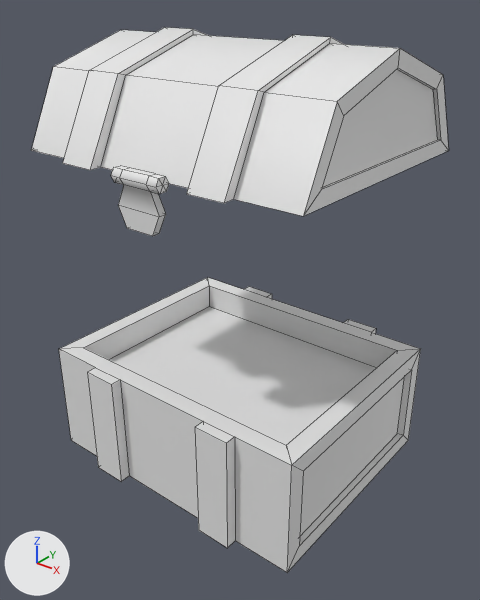
A saved change to the FBX model Assets/Models/Luuk/OnBoat/Treasure.Chest.fbx.
Before and after are seen from a 50 mm camera at (1.6, -2.0, 1.98) aimed at (0.04, -0.05, 0.77). The lights are fixed; the arrows at lower left show +X, +Y and +Z. Mesh edges are drawn as thin lines. Where no turn or scale is listed for an object, it has been applied to the vertices.

The first picture shows 'TreasureChest'.
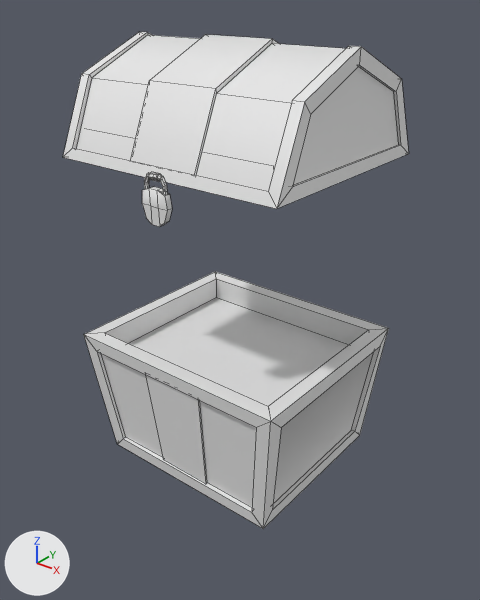
Pixel boxes [x1, y1, x2, y2] of what changed, in the pictures (480 x 600 px):
'TreasureChest', reshaped (17% narrower, 9% shorter): before [31, 27, 449, 572]; after [63, 32, 409, 529]
part 1 of me_cube_001, rebuilt (17% narrower, 6% shorter): before [31, 27, 449, 216]; after [63, 32, 409, 209]
part 2 of me_cube_001, rebuilt (16% narrower, 13% shorter): before [59, 277, 421, 572]; after [84, 272, 389, 529]
part 3 of me_cube_001, added: after [142, 173, 172, 227]
part 4 of me_cube_001, added: after [148, 172, 162, 182]
part 5 of me_cube_001, deleted: before [111, 166, 169, 236]

Edits to the bpy script that builds the scene:
```text
Change me_cube_001:
    used by ob_treasurechest; location = (0.0, 0.0, 0.0)
    remove me_cube_001.from_pydata(...)  # 176 vertices, 158 faces; spans x -0.63..0.63, y -0.56..0.55, z 0.0..1.8
    add me_cube_001.from_pydata(...)  # 232 vertices, 215 faces; spans x -0.5..0.5, y -0.47..0.42, z 0.0..1.79
    me_cube_001 part 1: the loose piece of 78 vertices spanning x -0.63..0.63, y -0.55..0.55, z 1.38..1.8 is rebuilt with 78 vertices and now spans x -0.5..0.5, y -0.45..0.42, z 1.36..1.79
    me_cube_001 part 2: the loose piece of 64 vertices spanning x -0.63..0.63, y -0.55..0.55, z 0.0..0.5 is rebuilt with 64 vertices and now spans x -0.5..0.5, y -0.45..0.42, z 0.0..0.6
    me_cube_001 part 3: a new loose piece of 66 vertices spanning x -0.06..0.06, y -0.47..-0.44, z 1.2..1.38, in mat_material (its picture is missing)
    me_cube_001 part 4: a new loose piece of 24 vertices spanning x -0.02..0.02, y -0.47..-0.44, z 1.36..1.39, in mat_material (its picture is missing)
    me_cube_001 part 5: the loose piece of 34 vertices spanning x -0.11..0.11, y -0.56..-0.5, z 1.2..1.41 is deleted
```
